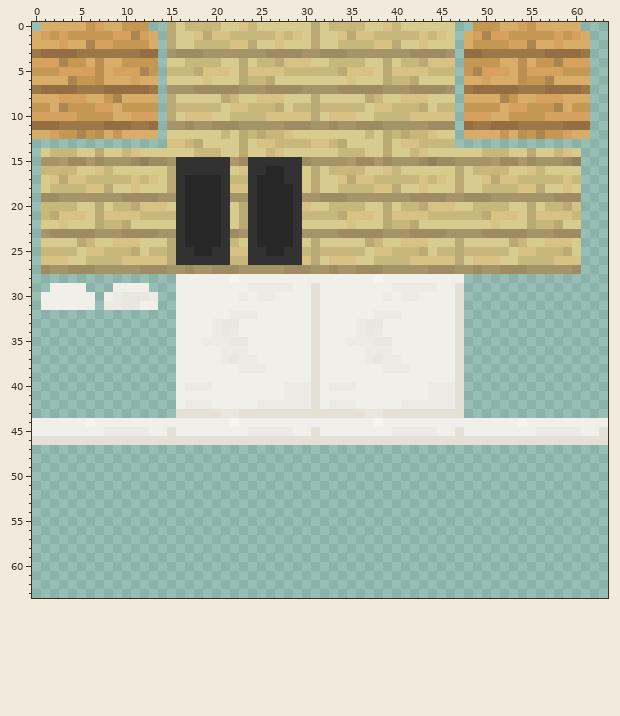
Two versions of one pixel-art sprite, models/KitchenCabinet.png. Above: the version before the commit.
The file is 64x64 pixels. Colours within 5 levels of each other are drawn and written as one.
After the commit:
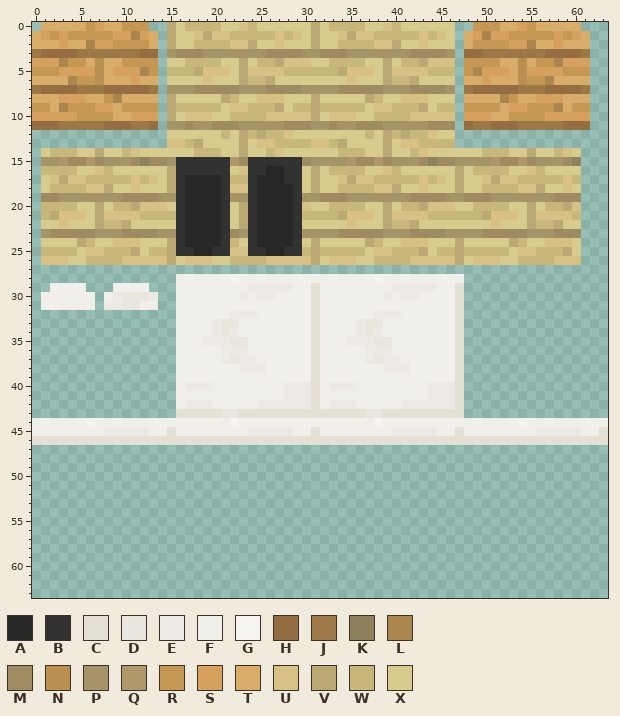
Palette (. is transparent): A #272727  B #323232  C #e4e0d5  D #e9e6de  E #ede9e4  F #f0efe9  G #f6f4ef  H #946e42  J #9d7847  K #8e815e  L #aa854e  M #9e8b61  N #ba9051  P #a59467  Q #ae9869  R #c49853  S #d6a15f  T #d7ad69  U #d7c185  V #baa973  W #c8b77a  X #d7cb8d
Changes in this commit:
y 12: x 0..13 TTSRRLRNTRTTTT -> ..............; x 48..61 TTTTRTNRLRRSTT -> ..............
y 26: x 16..21 BBBBBB -> XUUUXX; x 24..29 BBBBBB -> WWUUUU
y 27: x 1..60 MPPMMMPPPPPMMMPPMPPMMMPPPPPMMMPPMPPMMMPPPPPMMMPPMPPMMMPPPPPM -> ............................................................
